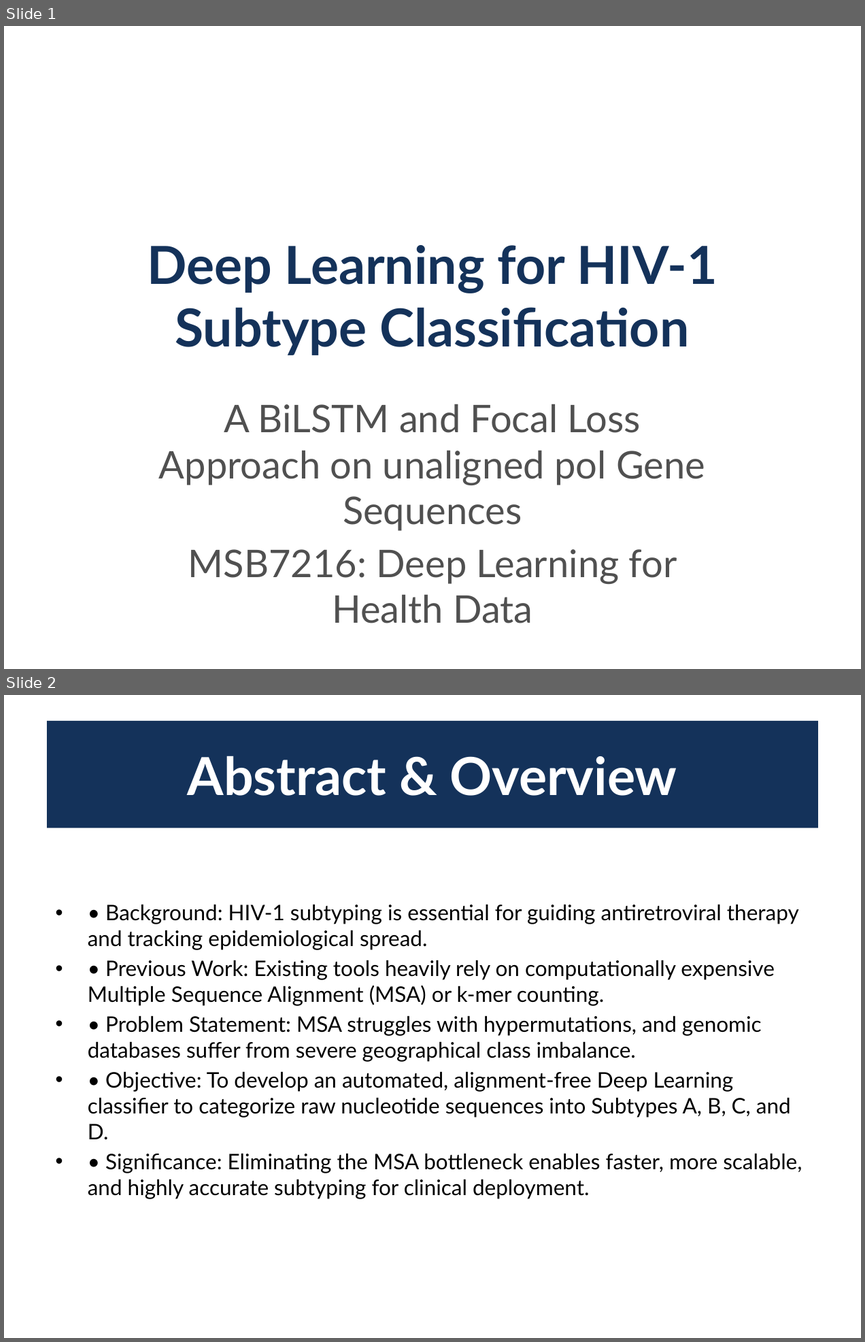
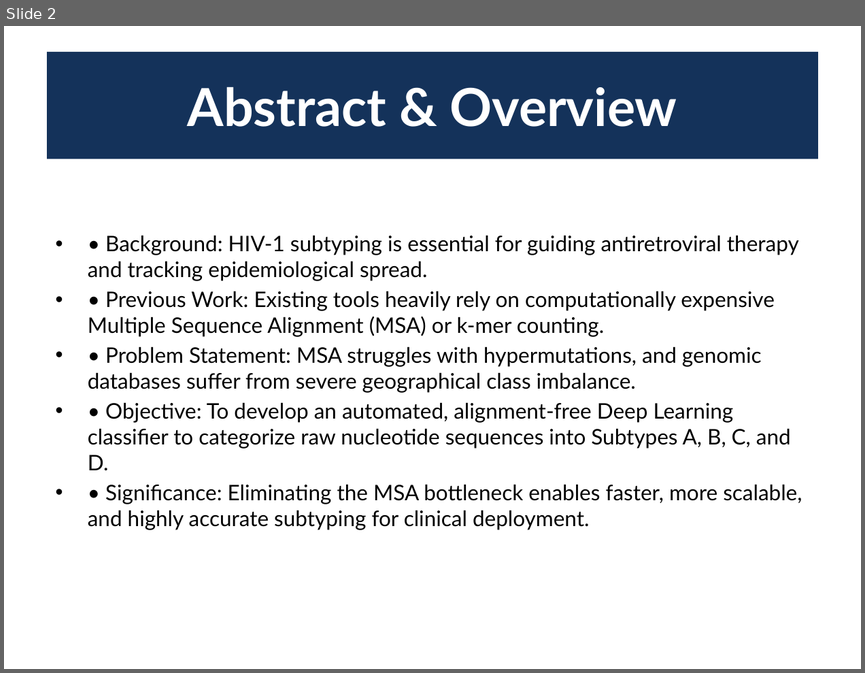
Before and after one commit to JNagawa/HIV_subtype_classifier_DeepLearning, a slide deck: reports/presentation.pptx. Shown one above the other, each under a label of ours: slides 1 and 2 before the commit, slide 2 after it. The pictures are 865x1342 and 865x673 pixels, drawn with LibreOffice and Linux fonts; fonts in the diff are those of the drawing. Boxes give left, top, right and bottom in pixels: in the first picture for what was removed or moved away, otherwise in the second. Text is boxed around its words. In the diff, an @@ line names an element or a change of style, - is before the commit and + after.

Commit message:
Update Title slide to light theme with decision boundary illustration and improved spacing

```diff
--- a/reports/presentation.pptx
+++ b/reports/presentation.pptx
@@ slide 1 removed at (4, 26, 861, 669), background #FFFFFF @@
@@ title removed at (147, 245, 717, 355) @@
-Deep Learning for HIV-1 Subtype Classification
@@ subtitle removed at (159, 403, 705, 623) @@
-A BiLSTM and Focal Loss Approach on unaligned pol Gene Sequences
-MSB7216: Deep Learning for Health Data
```
Also in this commit, not shown: 1 slide added, 1 other file.
